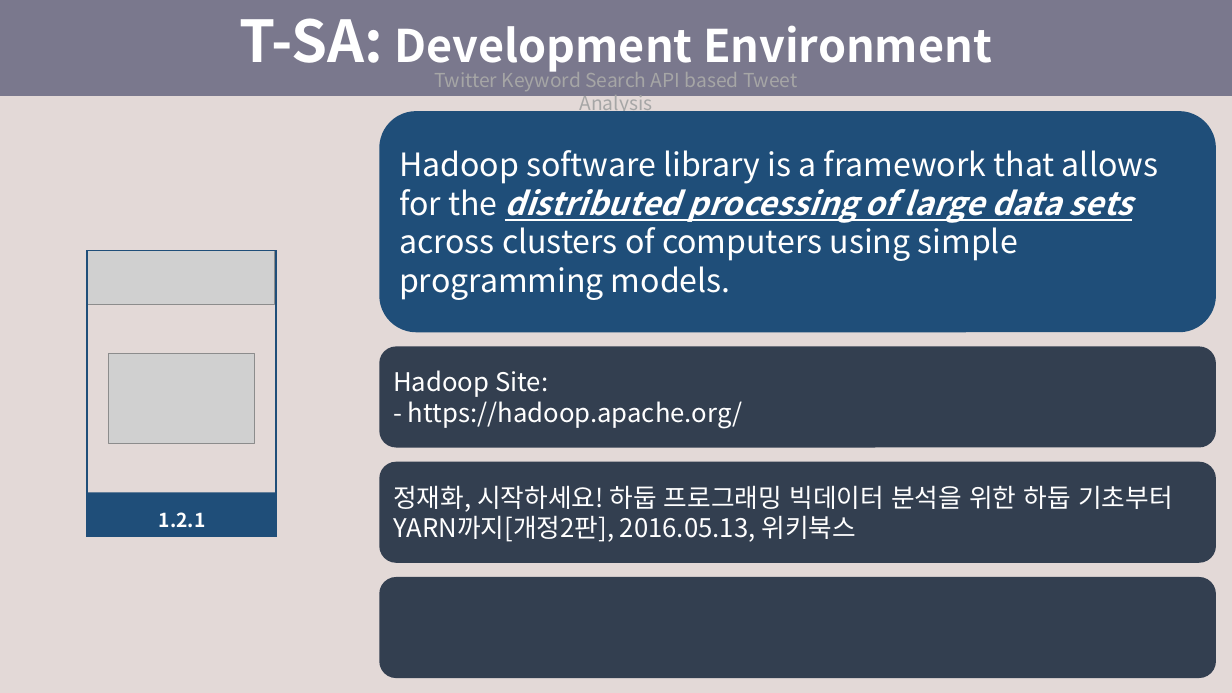
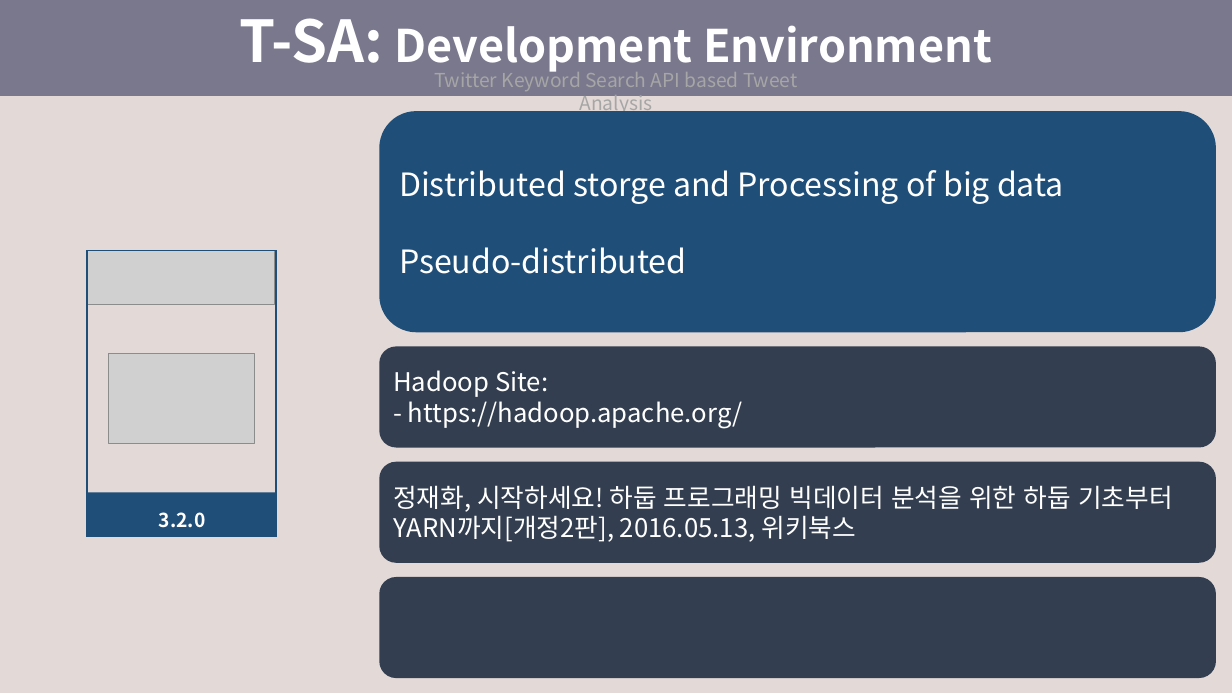
Before and after one commit to SeokJune/BigData_VI_T-SA, a slide deck: slide 9 of 00.Doc/제출용 문서/4조_브이아이.pptx (slide 13 before the commit). Drawn at 1232x693 pixels with LibreOffice and Linux fonts; fonts in the diff are those of the drawing; grey boxes stand for pictures. Boxes give left, top, right and bottom in pixels: in the first picture for what was removed or moved away, otherwise in the second. Text is boxed around its words. In the diff, an @@ line names an element or a change of style, - is before the commit and + after.

```diff
--- a/00.Doc/제출용 문서/4조_브이아이.pptx
+++ b/00.Doc/제출용 문서/4조_브이아이.pptx
@@ text in rounded rectangle at [399, 170, 1064, 274]: text changed @@
-Hadoop software library is a framework that allows for the distributed processing of large data sets across clusters of computers using simple programming models.
+Distributed storge and Processing of big data
+Pseudo-distributed
@@ text in rectangle at [159, 512, 206, 528]: text changed @@
-1.2.1
+3.2.0
```
Also in this commit, not shown: 12 other slides changed, 24 slides added, 4 slides removed.
